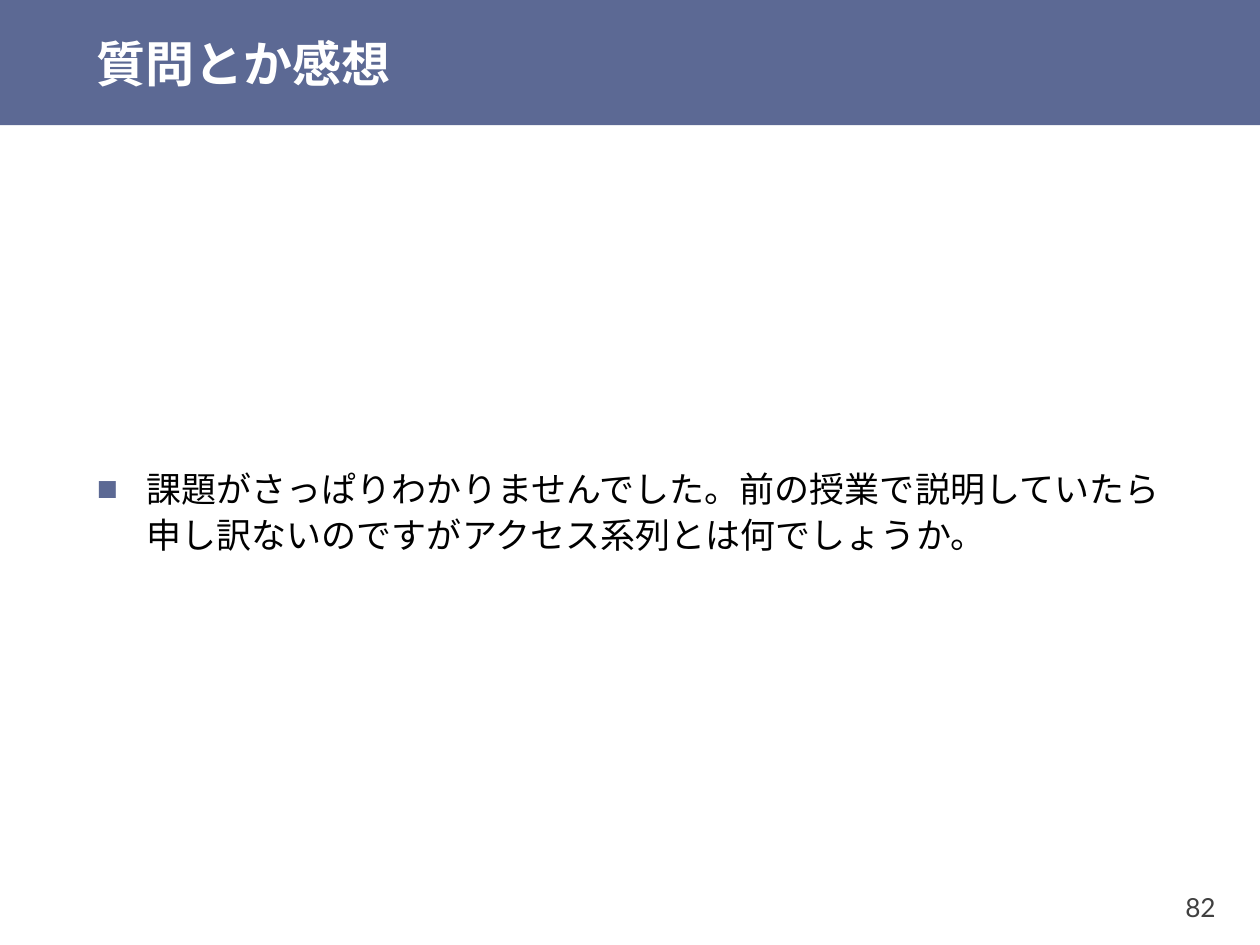
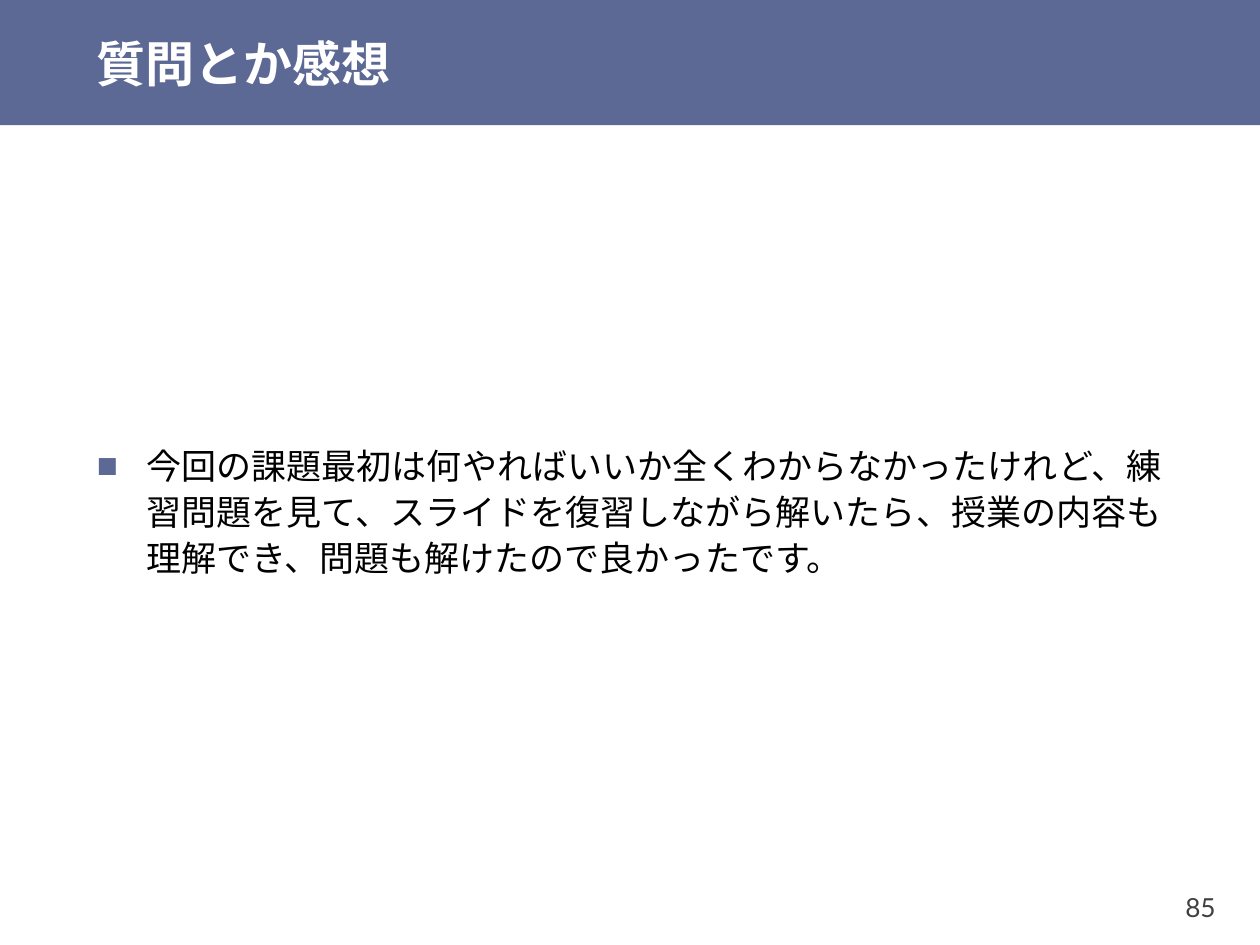
Before and after one commit to shioyadan/otya-computer-architecture-i, a slide deck: slide 85 of cai-shioya-11.pptx (slide 82 before the commit). Drawn at 1260x945 pixels with LibreOffice and Linux fonts; fonts in the diff are those of the drawing. Boxes give left, top, right and bottom in pixels: in the first picture for what was removed or moved away, otherwise in the second. Text is boxed around its words. In the diff, an @@ line names an element or a change of style, - is before the commit and + after.

```diff
--- a/cai-shioya-11.pptx
+++ b/cai-shioya-11.pptx
@@ text at <box>147,449,1162,574</box>: text changed @@
-■ 課題がさっぱりわかりませんでした。前の授業で説明していたら申し訳ないのですがアクセス系列とは何でしょうか。
+■ 今回の課題最初は何やればいいか全くわからなかったけれど、練習問題を見て、スライドを復習しながら解いたら、授業の内容も理解でき、問題も解けたので良かったです。
@@ page number at <box>1185,898,1215,917</box>: text changed @@
-82
+85
```
Also in this commit, not shown: 28 other slides changed, 3 slides added, 15 slides removed, 1 other file.
